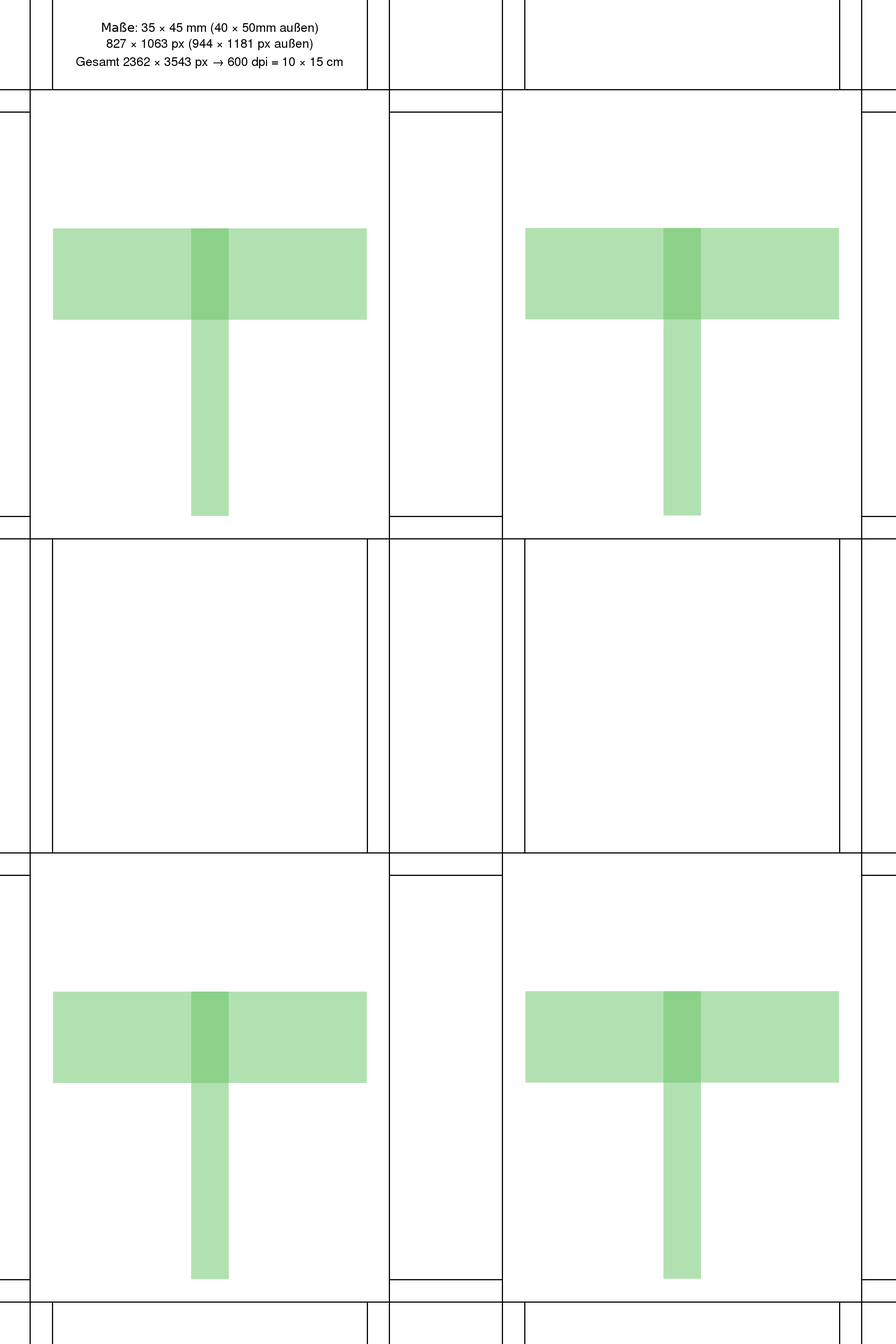
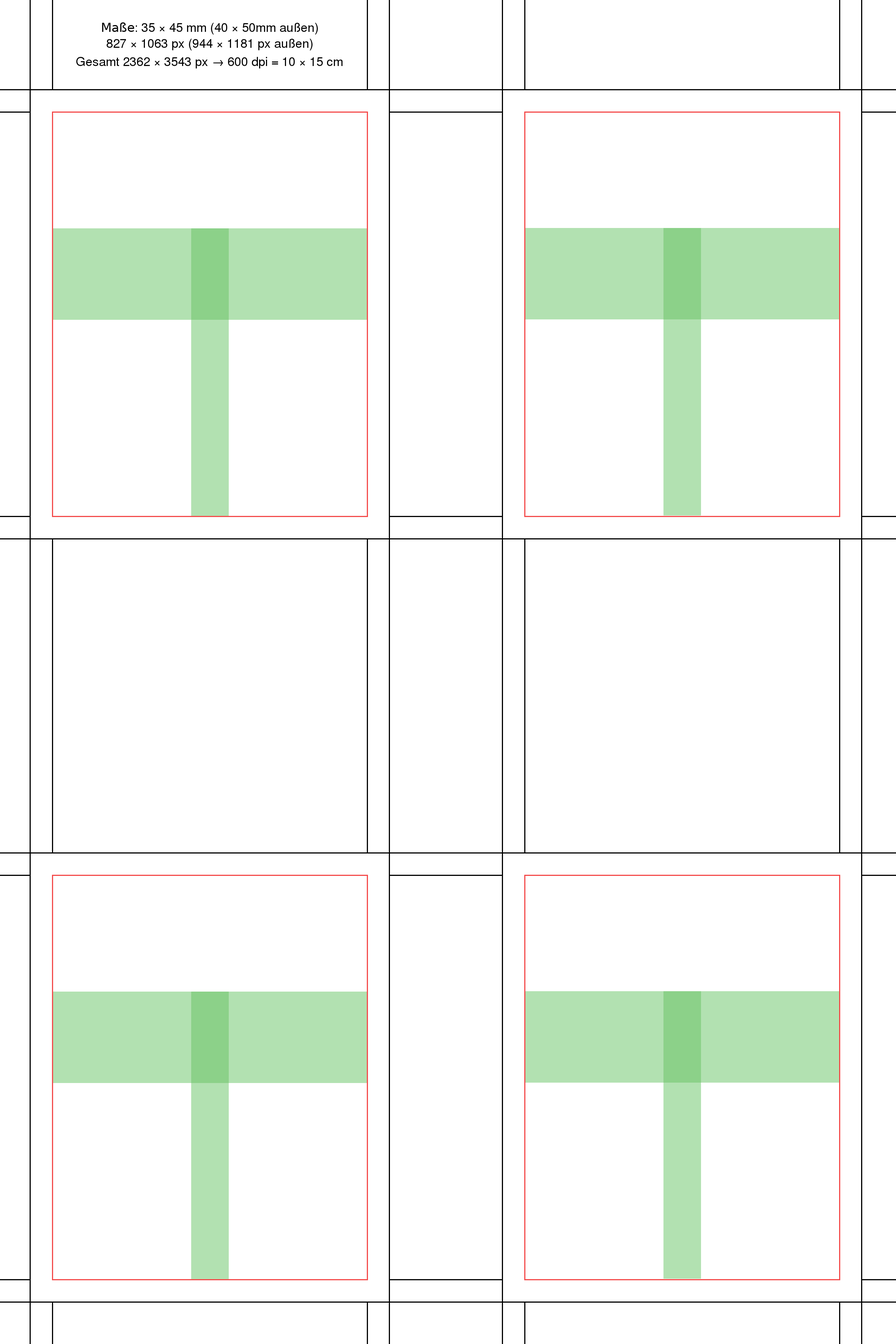
Revision of a layered (896, 1344) image; what changed, layer by layer:
added layer "Bildrahmen" above "A" over (51, 111, 840, 1280)
